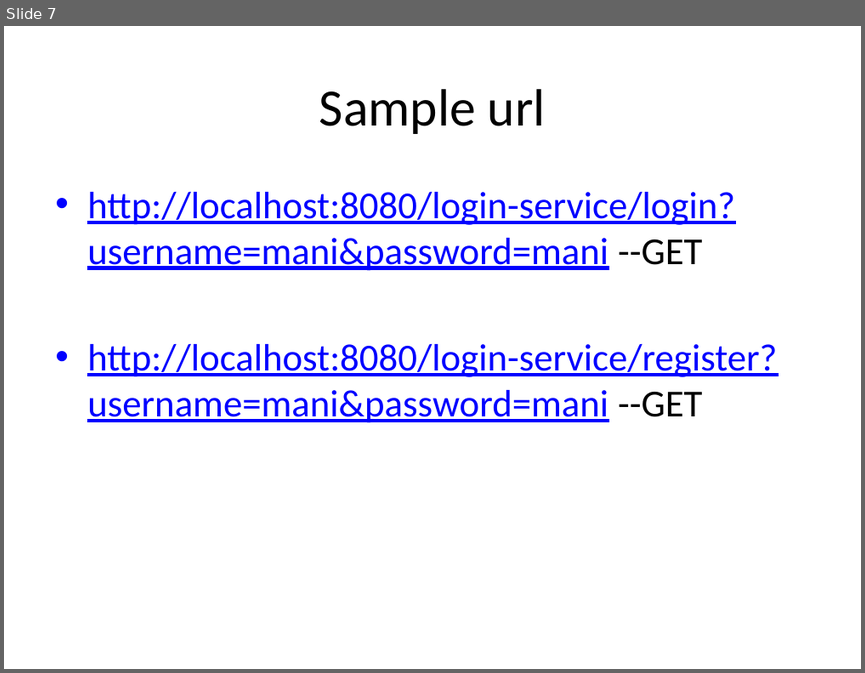
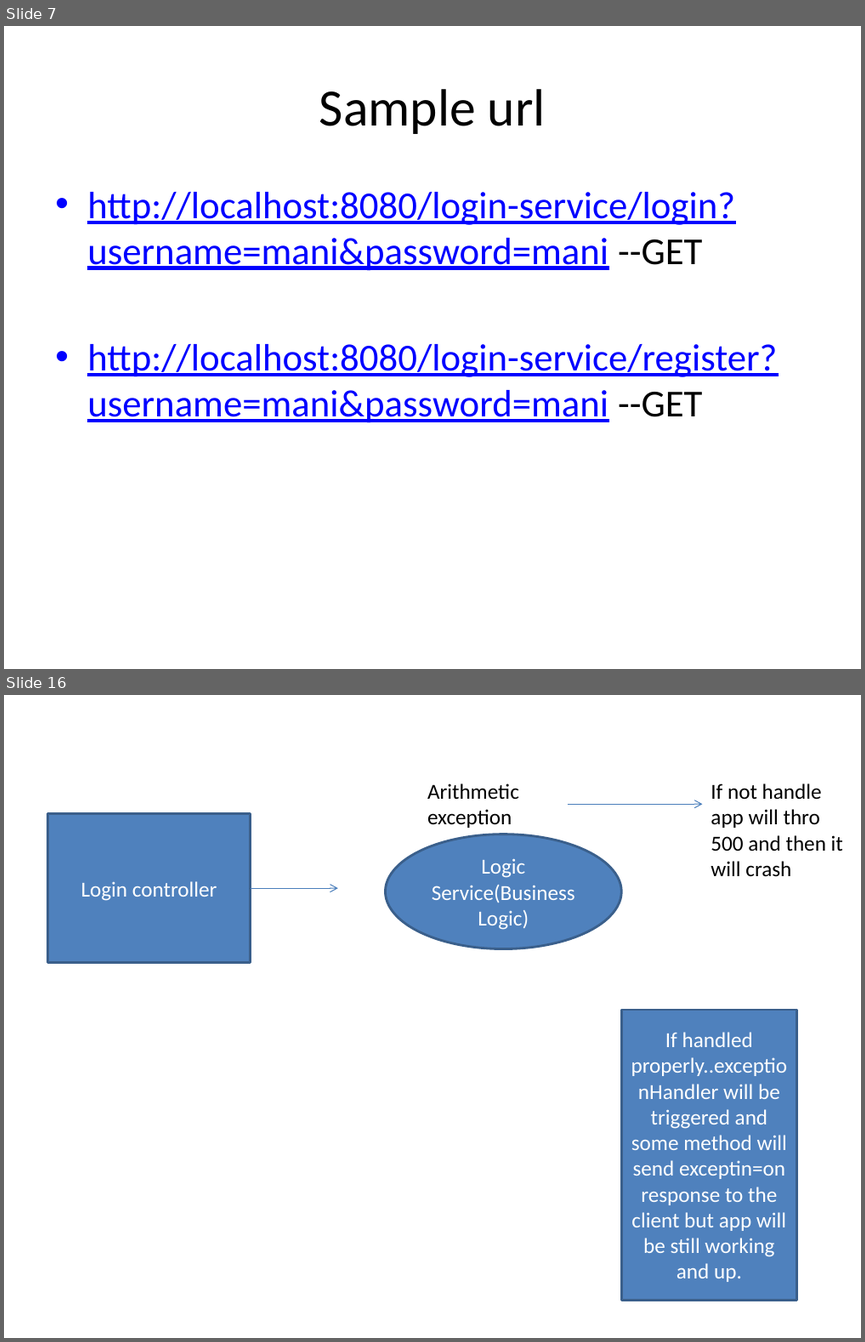
Before and after one commit to shiva3110/Finance-Management-service, a slide deck: notes/SpringbootPPT.pptx. Shown one above the other, each under a label of ours: slide 7 before the commit, slides 7 and 16 after it; the slides between them are not shown. The pictures are 865x673 and 865x1342 pixels, drawn with LibreOffice and Linux fonts; fonts in the diff are those of the drawing. Boxes give left, top, right and bottom in pixels: in the first picture for what was removed or moved away, otherwise in the second. Text is boxed around its words. In the diff, an @@ line names an element or a change of style, - is before the commit and + after.

```diff
--- a/notes/SpringbootPPT.pptx
+++ b/notes/SpringbootPPT.pptx
@@ slide 16 added at [4,695,861,1338], background #FFFFFF @@
@@ text added at [427,783,519,828], 18 pt, text #000000 @@
+Arithmetic exception
@@ text added at [710,783,843,876], 18 pt, text #000000 @@
+If not handle app will thro 500 and then it will crash
@@ rectangle added at [47,814,250,962], fill #4F81BD, outline #3A5F8C 2 pt, 18 pt, text #FFFFFF @@
+Login controller
@@ arrow added from (567, 804) to (703, 804), #4B7EBC 0.75 pt @@
@@ ellipse added at [386,834,622,948], fill #4F81BD, outline #3A5F8C 2 pt, 18 pt, text #FFFFFF @@
+Logic Service(Business Logic)
@@ arrow added from (250, 888) to (338, 888), #4B7EBC 0.75 pt @@
@@ rectangle added at [621,1009,796,1300], fill #4F81BD, outline #3A5F8C 2 pt, 18 pt, text #FFFFFF @@
+If handled properly..exceptionHandler will be triggered and some method will send exceptin=on response to the client but app will be still working and up.
```
Also in this commit, not shown: 9 other slides added, 7 other files.
